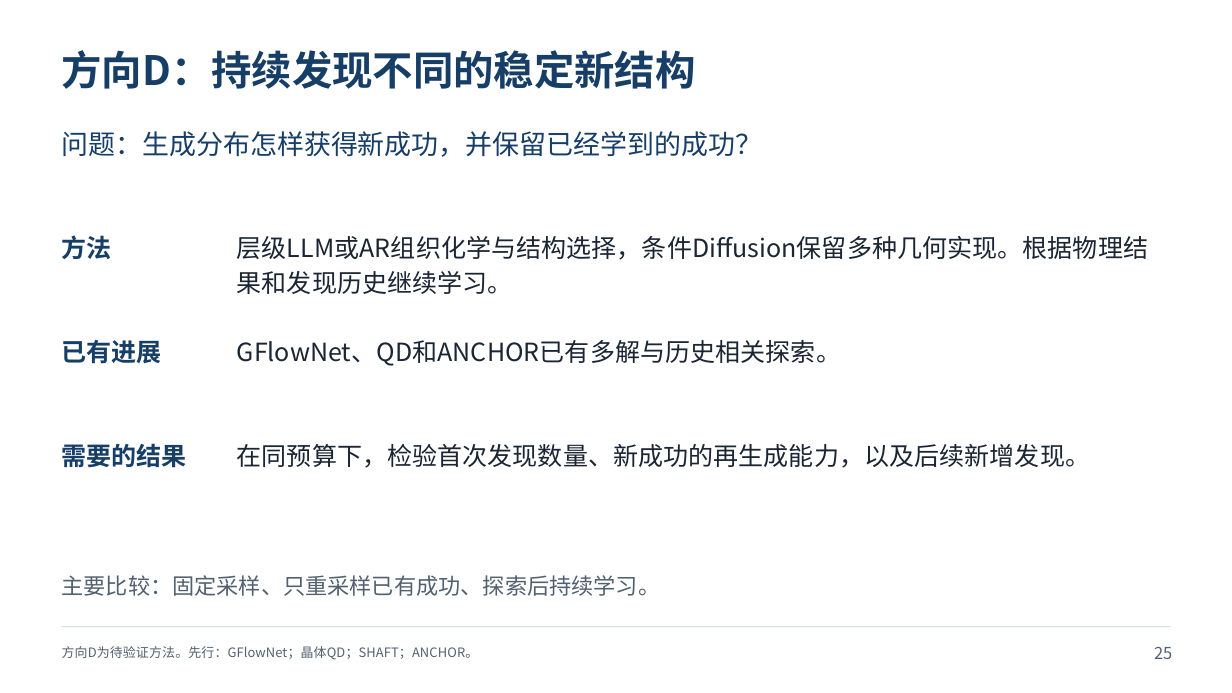
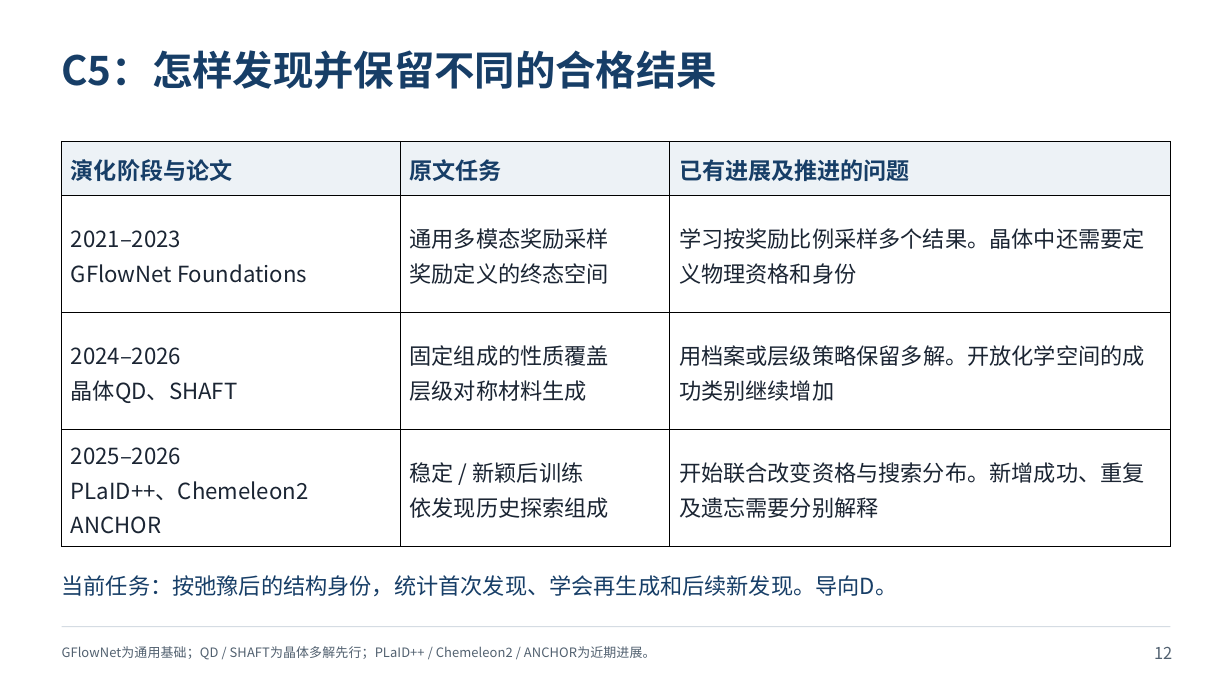
Before and after one commit to YWDDLiang/Research, a slide deck: slide 12 of crystal/evolution/presentation/crystal-generation-research-review.pptx (slide 25 before the commit). Drawn at 1232x693 pixels with LibreOffice and Linux fonts; fonts in the diff are those of the drawing. Boxes give left, top, right and bottom in pixels: in the first picture for what was removed or moved away, otherwise in the second. Text is boxed around its words. In the diff, an @@ line names an element or a change of style, - is before the commit and + after.

```diff
--- a/crystal/evolution/presentation/crystal-generation-research-review.pptx
+++ b/crystal/evolution/presentation/crystal-generation-research-review.pptx
@@ text at [62, 50, 717, 89]: text changed @@
-方向D：持续发现不同的稳定新结构
+C5：怎样发现并保留不同的合格结果
@@ text removed at [62, 131, 763, 157] @@
-问题：生成分布怎样获得新成功，并保留已经学到的成功？
@@ table added at [62, 141, 1172, 547], 4 rows, 3 columns @@
+演化阶段与论文 | 原文任务 | 已有进展及推进的问题
+2021–2023 / GFlowNet Foundations | 通用多模态奖励采样 / 奖励定义的终态空间 | 学习按奖励比例采样多个结果。晶体中还需要定义物理资格和身份
+2024–2026 / 晶体QD、SHAFT | 固定组成的性质覆盖 / 层级对称材料生成 | 用档案或层级策略保留多解。开放化学空间的成功类别继续增加
+2025–2026 / PLaID++、Chemeleon2 / ANCHOR | 稳定 / 新颖后训练 / 依发现历史探索组成 | 开始联合改变资格与搜索分布。新增成功、重复及遗忘需要分别解释
@@ text removed at [62, 235, 112, 259] @@
-方法
@@ text removed at [237, 236, 1148, 294] @@
-层级LLM或AR组织化学与结构选择，条件Diffusion保留多种几何实现。根据物理结果和发现历史继续学习。
@@ text removed at [62, 340, 162, 364] @@
-已有进展
@@ text removed at [237, 340, 841, 366] @@
-GFlowNet、QD和ANCHOR已有多解与历史相关探索。
@@ text removed at [62, 444, 187, 467] @@
-需要的结果
@@ text removed at [237, 444, 1090, 468] @@
-在同预算下，检验首次发现数量、新成功的再生成能力，以及后续新增发现。
@@ text at [62, 575, 898, 596]: text changed; text colour #526170 to #173E67 @@
-主要比较：固定采样、只重采样已有成功、探索后持续学习。
+当前任务：按弛豫后的结构身份，统计首次发现、学会再生成和后续新发现。导向D。
@@ text at [62, 646, 656, 660]: text changed @@
-方向D为待验证方法。先行：GFlowNet；晶体QD；SHAFT；ANCHOR。
+GFlowNet为通用基础；QD / SHAFT为晶体多解先行；PLaID++ / Chemeleon2 / ANCHOR为近期进展。
@@ text at [1154, 647, 1172, 659]: text changed @@
-25
+12
```
Also in this commit, not shown: 13 other slides changed, 16 slides added, 14 slides removed, 5 other files.
